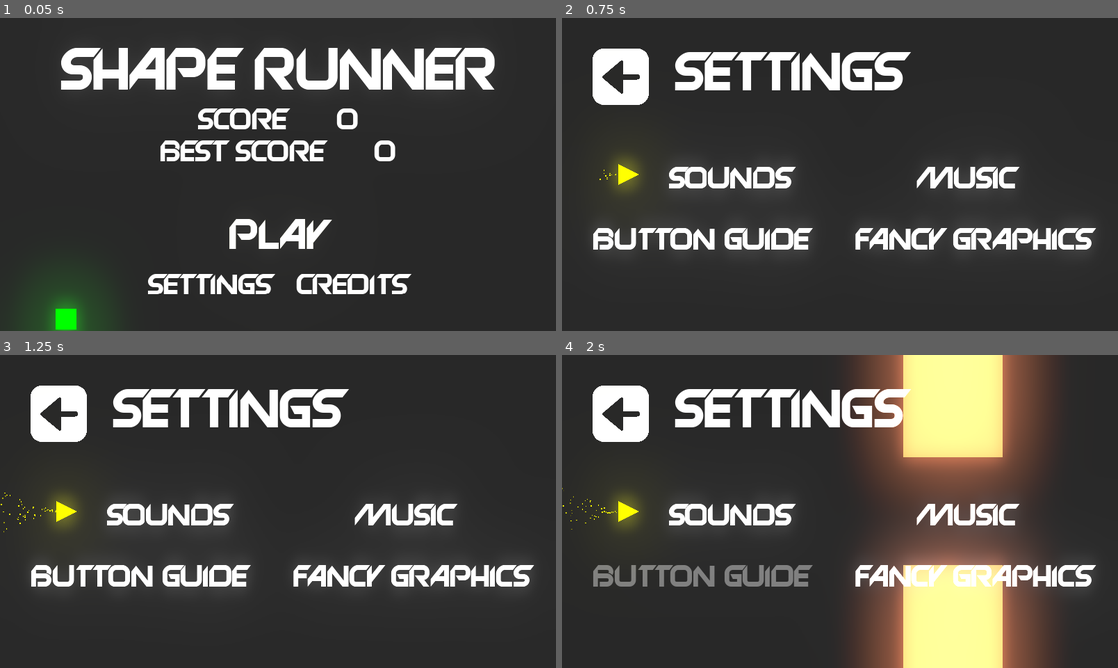
Above: before the commit, frames 1-4 (two rows, left to right).
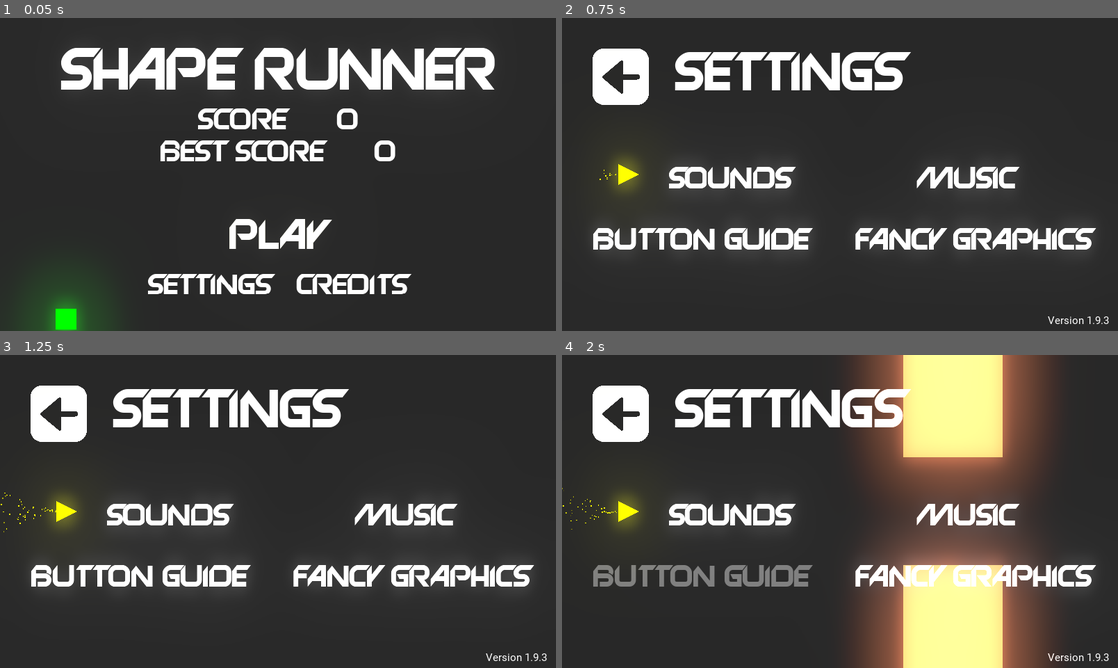
Above: after the commit, the same moments.

Repository: IonAir1/Shape-Runner
Game: Godot game, scene res://scenes/Main Menu.tscn
Same seed, same stepped clock (60 frames per second), same inputs: the game is played once before the commit and once after it. Sound files missing from this copy of the repository are replaced by a short silence.
Inputs:
- Up to frame 1 (0.05 s): no input
- Up to frame 2 (0.75 s): click "Settings" at 0.5 s
- Up to frame 3 (1.25 s): no input
- Up to frame 4 (2 s): click "Button Guide" at 1.25 s

Frame 1 is identical in both runs. In frame 2, 0.1% of the frame differs, in the area x 87-99%, y 95-98%; in frame 3, 0.1%; in frame 4, 0.1%.

Commit message:
1.9.3
- comment code
- fixed bugs

Diff:
--- a/project/scenes/Main Menu.tscn
+++ b/project/scenes/Main Menu.tscn
@@ -15,7 +15,7 @@
 glow_bicubic_upscale = true
 
 [sub_resource type="RectangleShape2D" id=2]
-extents = Vector2( 120.044, 119.979 )
+extents = Vector2( 120.044, 119.947 )
 
 [sub_resource type="RectangleShape2D" id=3]
 
@@ -122,9 +122,10 @@
 texture = ExtResource( 9 )
 
 [node name="StaticBody2D" type="StaticBody2D" parent="background/ground"]
+collision_layer = 4
 
 [node name="CollisionShape2D" type="CollisionShape2D" parent="background/ground/StaticBody2D"]
-position = Vector2( -0.763205, -0.0514048 )
+position = Vector2( -0.763, -0.053 )
 shape = SubResource( 2 )
 
 [node name="cieling" type="Sprite" parent="background/ground"]
--- a/project/scenes/Settings.tscn
+++ b/project/scenes/Settings.tscn
@@ -1,35 +1,36 @@
-[gd_scene load_steps=25 format=2]
+[gd_scene load_steps=27 format=2]
 
 [ext_resource path="res://assets/Anniversary.ttf" type="DynamicFontData" id=1]
 [ext_resource path="res://scripts/Settings.gd" type="Script" id=2]
 [ext_resource path="res://assets/back.png" type="Texture" id=3]
 [ext_resource path="res://assets/obstacle.png" type="Texture" id=4]
 [ext_resource path="res://assets/ground.png" type="Texture" id=5]
+[ext_resource path="res://assets/Roboto-Regular.ttf" type="DynamicFontData" id=6]
 [ext_resource path="res://assets/flyer.png" type="Texture" id=8]
 [ext_resource path="res://scripts/playerai2.gd" type="Script" id=10]
 [ext_resource path="res://scripts/background2.gd" type="Script" id=11]
 
-[sub_resource type="RectangleShape2D" id=26]
+[sub_resource type="RectangleShape2D" id=10]
 extents = Vector2( 680.801, 69.22 )
 
-[sub_resource type="RectangleShape2D" id=27]
+[sub_resource type="RectangleShape2D" id=11]
 extents = Vector2( 119.397, 119.959 )
 
-[sub_resource type="Gradient" id=7]
+[sub_resource type="Gradient" id=12]
 offsets = PoolRealArray( 0.4, 1 )
 colors = PoolColorArray( 1, 0.984375, 0, 1, 0, 0, 0, 0 )
 
-[sub_resource type="GradientTexture" id=12]
-gradient = SubResource( 7 )
-
-[sub_resource type="Curve" id=24]
+[sub_resource type="GradientTexture" id=13]
+gradient = SubResource( 12 )
+
+[sub_resource type="Curve" id=14]
 _data = [ Vector2( 0, 1 ), 0.0, 0.0, 0, 0, Vector2( 1, 1 ), 0.0, 0.0, 0, 0 ]
 
-[sub_resource type="CurveTexture" id=25]
-curve = SubResource( 24 )
-
-[sub_resource type="ParticlesMaterial" id=15]
-trail_size_modifier = SubResource( 25 )
+[sub_resource type="CurveTexture" id=15]
+curve = SubResource( 14 )
+
+[sub_resource type="ParticlesMaterial" id=16]
+trail_size_modifier = SubResource( 15 )
 emission_shape = 2
 emission_box_extents = Vector3( 1, 1, 1 )
 flag_disable_z = true
@@ -43,31 +44,35 @@
 damping = 100.0
 damping_random = 0.5
 scale = 2.5
-color_ramp = SubResource( 12 )
-
-[sub_resource type="DynamicFont" id=28]
+color_ramp = SubResource( 13 )
+
+[sub_resource type="DynamicFont" id=9]
+size = 24
+font_data = ExtResource( 6 )
+
+[sub_resource type="DynamicFont" id=17]
 size = 128
 font_data = ExtResource( 1 )
 
-[sub_resource type="StyleBoxEmpty" id=29]
-
-[sub_resource type="StyleBoxEmpty" id=30]
-
-[sub_resource type="StyleBoxEmpty" id=31]
-
-[sub_resource type="StyleBoxEmpty" id=32]
-
-[sub_resource type="StyleBoxEmpty" id=33]
-
-[sub_resource type="DynamicFont" id=34]
+[sub_resource type="StyleBoxEmpty" id=18]
+
+[sub_resource type="StyleBoxEmpty" id=19]
+
+[sub_resource type="StyleBoxEmpty" id=20]
+
+[sub_resource type="StyleBoxEmpty" id=21]
+
+[sub_resource type="StyleBoxEmpty" id=22]
+
+[sub_resource type="DynamicFont" id=23]
 size = 72
 font_data = ExtResource( 1 )
 
-[sub_resource type="DynamicFont" id=35]
+[sub_resource type="DynamicFont" id=24]
 size = 72
 font_data = ExtResource( 1 )
 
-[sub_resource type="Environment" id=36]
+[sub_resource type="Environment" id=25]
 background_mode = 4
 glow_enabled = true
 glow_blend_mode = 0
@@ -139,7 +144,20 @@
 emitting = false
 amount = 80
 local_coords = false
-process_material = SubResource( 15 )
+process_material = SubResource( 16 )
+
+[node name="version" type="Label" parent="background"]
+margin_left = 980.0
+margin_top = 680.0
+margin_right = 1260.0
+margin_bottom = 709.0
+custom_fonts/font = SubResource( 9 )
+text = "Version 0.0.0"
+align = 2
+valign = 2
+__meta__ = {
+"_edit_use_anchors_": false
+}
 
 [node name="MarginContainer" type="MarginContainer" parent="."]
 anchor_top = 0.5
--- a/project/scripts/Audio.gd
+++ b/project/scripts/Audio.gd
@@ -8,7 +8,7 @@
 	play_music(0)
 
 func _process(delta):
-	if Global.sounds:
+	if Global.sounds: #muting and unmuing sound and music buses
 		AudioServer.set_bus_mute(sound_bus, false)
 	else:
 		AudioServer.set_bus_mute(sound_bus, true)
@@ -24,12 +24,12 @@
 	play_music(2)
 
 func play_music(music):
-	randomize()
+	randomize() #play the other music when one finishes
 	if music == 1:
 		$"retro platforming".play()
 	elif music == 2:
 		$"a bit of hope".play()
-	else:
+	else: #play a random music when the game starts
 		if randi()%2 > 0:
 			$"a bit of hope".play()
 		else:
--- a/project/scripts/Camera2D.gd
+++ b/project/scripts/Camera2D.gd
@@ -1,5 +1,6 @@
 extends Camera2D
 
+#code from https://pastebin.com/LY52qRE5, https://godotengine.org/qa/5846/how-do-you-make-the-camera-shake
 var _duration = 0.0
 var _period_in_ms = 0.0
 var _amplitude = 0.0
--- a/project/scripts/Credits.gd
+++ b/project/scripts/Credits.gd
@@ -1,12 +1,12 @@
 extends Control
 
 func _ready():
-	$background/version.text = "Version " + Global.version
+	$background/version.text = "Version " + Global.version #display version number
 
-func _on_Exit_pressed():
+func _on_Exit_pressed(): #exit button
 	Audio.get_node("click").play()
 	get_tree().change_scene("res://scenes/Main Menu.tscn")
-	if Global.graphics:
+	if Global.graphics: #fancy graphics
 		$WorldEnvironment.environment.glow_enabled = true
 	else:
 		$WorldEnvironment.environment.glow_enabled = false
--- a/project/scripts/Global.gd
+++ b/project/scripts/Global.gd
@@ -1,6 +1,6 @@
 extends Node
 
-var version = "1.8.6" #Game Version
+var version = "1.9.3" #Game Version
 var state = 0 #current game playing
 var switch_to_b = false #signal to switch to game b
 var switch_to_c = false #signal to switch to game c
@@ -22,7 +22,7 @@
 var sounds = true #sounds
 var music = true #music
 var graphics = true #fancy graphics
-var death_sound = false #sound the death sound
+var death_fade = false #sound the death fade
 
 
 func load_settings():
@@ -69,7 +69,7 @@
 	file.close()
 
 func _process(delta):
-	if mutate:
+	if mutate: #signal all about mutation
 		mutate = false
 		state += 1
 		if state == 6:
@@ -86,5 +86,5 @@
 			switch_to_c = true
 		if state == 0:
 			switch_to_a = true
-	if state > 6:
+	if state > 6: #reset mutation cycle
 		state = 0
--- a/project/scripts/Main Menu.gd
+++ b/project/scripts/Main Menu.gd
@@ -1,29 +1,30 @@
 extends Control
 
-
 func _ready():
-	if Global.first:
+	if Global.first: #load saves
 		Global.load_score()
 		Global.load_settings()
 		Global.first = false
-	if Global.death_sound:
-		Global.death_sound = false
+
+	if Global.death_fade: #death fade scene transition
+		Global.death_fade = false
 		$fade.modulate = Color(0,0,0,1)
 		fade(10)
+
 	Global.state = 0
 	if Global.score > Global.bestscore: #set score
 		Global.bestscore = Global.score
 		Global.save_score()
 
-	if Global.graphics:
+	if Global.graphics: #fancy graphics
 		$WorldEnvironment.environment.glow_enabled = true
 	else:
 		$WorldEnvironment.environment.glow_enabled = false
 
-	get_node("Center/UI/VBoxContainer/score").text = "SCORE      " + str(Global.score)
+	get_node("Center/UI/VBoxContainer/score").text = "SCORE      " + str(Global.score) #score and highscore
 	get_node("Center/UI/VBoxContainer/best").text = "BEST SCORE      " + str(Global.bestscore)
 
-func fade(number):
+func fade(number): #fade
 	if number > 0:
 		var a = number * 0.1
 		$fade.modulate = Color(0,0,0, a)
@@ -32,14 +33,14 @@
 	else:
 		$fade.modulate = Color(0,0,0,0)
 
-func _on_play_pressed(): #play
+func _on_play_pressed(): #play button
 	Audio.get_node("click").play()
 	get_tree().change_scene("res://scenes/main.tscn")
 
-func _on_settings_pressed():
+func _on_settings_pressed(): #settings button
 	Audio.get_node("click").play()
 	get_tree().change_scene("res://scenes/Settings.tscn")
 
-func _on_credits_pressed():
+func _on_credits_pressed(): #credits button
 	Audio.get_node("click").play()
 	get_tree().change_scene("res://scenes/Credits.tscn")
--- a/project/scripts/Pause.gd
+++ b/project/scripts/Pause.gd
@@ -2,7 +2,7 @@
 
 var pause = preload("res://assets/pause.png")
 var play = preload("res://assets/play.png")
-var disable = false
+var disable = false #disable toggle
 var death_delay = false
 
 func _ready():
@@ -13,15 +13,19 @@
 	death_delay = true
 
 func _process(delta):
-	get_parent().resize(get_viewport_rect().size.x, get_viewport_rect().size.y)
-	$text.global_position.x = get_viewport_rect().size.x / 2
-	if Input.is_action_just_released("pause"):
+	get_parent().resize(get_viewport_rect().size.x, get_viewport_rect().size.y) #resize game based on screen size
+	$text.global_position.x = get_viewport_rect().size.x / 2 #reposition pause text based on screen size
+
+
+	if Input.is_action_just_released("pause"): #keyboard pause
 		toggle()
-	if Global.end and death_delay:
+
+
+	if Global.end and death_delay: #if game end
 		Global.end = false
 		disable = true
 		get_tree().paused = true
-		Global.death_sound = true
+		Global.death_fade = true
 		get_parent().get_node("obstacle").position = Vector2(-1000,-1000)
 		get_parent().get_node("Player/circle").visible = false
 		Audio.get_node("explosion").play()
@@ -46,7 +50,7 @@
 		get_tree().change_scene("res://scenes/Main Menu.tscn")
 
 
-func toggle():
+func toggle(): #toggle pause
 	if !disable:
 		if get_tree().paused:
 			$text/Number.visible = true
@@ -65,11 +69,11 @@
 			$text/Number.visible = false
 			$TouchScreenButton.normal = play
 
-func _on_TouchScreenButton_pressed():
+func _on_TouchScreenButton_pressed(): #pause button
 	Audio.get_node("click").play()
 	toggle()
 
-func fade(number):
+func fade(number): #fade, scene transition
 	var a = (10 - number) * 0.1
 	get_parent().get_node("fade").modulate = Color(0,0,0, a)
 	yield(get_tree().create_timer(0.02),"timeout")
--- a/project/scripts/Player.gd
+++ b/project/scripts/Player.gd
@@ -10,8 +10,8 @@
 var run = preload("res://assets/runner.png")
 var fly = preload("res://assets/flyer.png")
 var swim = preload("res://assets/swimmer.png")
-var touch = 0
-var gravitydir = -1
+var touch = 0 #touch control
+var gravitydir = -1 #gravity; 1 up and -1 down
 
 func _ready():
 	get_node("circle").scale = Vector2.ZERO
@@ -23,7 +23,7 @@
 
 func _physics_process(delta):
 
-	if Global.graphics:
+	if Global.graphics: #fancy graphics
 		if Global.state == 2:
 			$sprite.self_modulate = Color(1.5, 3, 2.4, 1)
 			modulate = Color(1, 1, 1, 1)
@@ -31,7 +31,7 @@
 			$sprite.self_modulate = Color(1, 1, 1, 1)
 			modulate = Color(1.2, 1.2, 1.2, 1)
 
-	if $sprite.texture == run:
+	if $sprite.texture == run: #set collision shape
 		$square.set_deferred("disabled", false)
 		$Area2D/square.set_deferred("disabled", false)
 		$triangle.set_deferred("disabled", true)
@@ -54,7 +54,7 @@
 		$Area2D/circle.set_deferred("disabled", false)
 
 
-	var ceiling_height = get_parent().get_node("ground/ceiling/ceiling_pos").global_position.y + 25
+	var ceiling_height = get_parent().get_node("ground/ceiling/ceiling_pos").global_position.y + 25 #ceiling
 	if global_position.y <= ceiling_height:
 		global_position.y = ceiling_height
 
--- a/project/scripts/Settings.gd
+++ b/project/scripts/Settings.gd
@@ -5,10 +5,11 @@
 
 
 func _ready():
+	$background/version.text = "Version " + Global.version #display version number
 	get_node("MarginContainer/VBoxContainer/CenterContainer/Lower/2nd Set/Graphics").modulate = pressed
 
 func _process(delta):
-	if Global.sounds:
+	if Global.sounds: #button visuals
 		get_node("MarginContainer/VBoxContainer/CenterContainer/Lower/1st Set/Sounds").modulate = pressed
 	else:
 		get_node("MarginContainer/VBoxContainer/CenterContainer/Lower/1st Set/Sounds").modulate = darkened
--- a/project/scripts/Splash Screen.gd
+++ b/project/scripts/Splash Screen.gd
@@ -1,7 +1,7 @@
 extends Control
 
+export var wait_time = 2.5
 
-export var wait_time = 2.5
 func _ready():
 	yield(get_tree().create_timer(wait_time), "timeout")
 	get_tree().change_scene("res://scenes/Main Menu.tscn")
--- a/project/scripts/background.gd
+++ b/project/scripts/background.gd
@@ -6,7 +6,7 @@
 var vprect = Vector2()
 
 
-func _process(delta):
+func _process(delta): #reposition background based on screen size
 	if not vprect.x == get_viewport_rect().size.x or not vprect.y == get_viewport_rect().size.y:
 		position.x = (get_viewport_rect().size.x - ($ground.texture.get_size().x*5.33333))
 		position.y = (get_viewport_rect().size.y / 2) - ($ground.texture.get_size().y / 2) - 240
@@ -20,8 +20,10 @@
 	var e = running_obstacle.instance()
 	e.position = Vector2(1330, 692)
 	e.set_script(running_script)
-	var a = Vector2(rand_range(0.2, 0.6), rand_range(0.2, 0.6))
+	var a = Vector2(rand_range(0.2, 0.6), rand_range(0.2, 0.6)) #random size
 	e.size = a.normalized()
+	e.game = 0
+	e.gravitydir = -1
 	if Global.graphics:
 		e.modulate = Color(1.5, 3, 1.8, 1)
 	add_child(e)
--- a/project/scripts/background2.gd
+++ b/project/scripts/background2.gd
@@ -5,7 +5,7 @@
 var vprect = Vector2()
 
 
-func _process(delta):
+func _process(delta): #reposition background based on screen size
 	if not vprect.x == get_viewport_rect().size.x or not vprect.y == get_viewport_rect().size.y:
 		position.x = (get_viewport_rect().size.x - ($ground/ground.texture.get_size().x*5.33333))
 		position.y = (get_viewport_rect().size.y / 2) - ($ground/ground.texture.get_size().y / 2) - 240
@@ -15,7 +15,7 @@
 	yield(get_tree().create_timer(1), "timeout")
 	spawn()
 
-func spawn(): #spawns running obstacle in main menu
+func spawn(): #spawns flying obstacle in main menu
 	var e = flying_obstacle.instance()
 	var height = rand_range(112, 608)
 	delay_move(height)
@@ -25,6 +25,6 @@
 	yield(get_tree().create_timer(1.5,3),"timeout")
 	spawn()
 
-func delay_move(height):
+func delay_move(height): #tell the player ai where to move in a delayed time
 	yield(get_tree().create_timer(0.25), "timeout")
 	$Player.y_destination = height
--- a/project/scripts/background3.gd
+++ b/project/scripts/background3.gd
@@ -7,14 +7,14 @@
 var vprect = Vector2()
 
 
-func _process(delta):
+func _process(delta): #reposition background based on screen size
 	if not vprect.x == get_viewport_rect().size.x or not vprect.y == get_viewport_rect().size.y:
 		position.x = (get_viewport_rect().size.x - ($ground/ground.texture.get_size().x*5.33333))
 		position.y = (get_viewport_rect().size.y / 2) - ($ground/ground.texture.get_size().y / 2) - 240
 	vprect = get_viewport_rect().size
 
 func _ready():
-	if Global.graphics:
+	if Global.graphics: #put water behind the objects when graphics is on so glow is not affected
 		$water.z_index = 0
 	else:
 		$water.z_index = 10
@@ -23,7 +23,7 @@
 
 func spawn():
 	var e = swim_obstacle.instance()
-	var a = randi()%3
+	var a = randi()%3 #picks a random position (top, middle, or bottom)
 	if a == 0:
 		e.position = Vector2(1600,320)
 	if a == 1:
--- a/project/scripts/bouncing obstacle.gd
+++ b/project/scripts/bouncing obstacle.gd
@@ -1,18 +1,18 @@
 extends RigidBody2D
 
-var speed = 10
-var size
-var bounciness
+var speed = 10 #horizontal speed
+var size #size
+var bounciness #bounciness
 
 func _ready():
-	gravity_scale = bounciness
+	gravity_scale = bounciness #scales the ball
 	$Area2D.scale = Vector2(size, size)
 	$CollisionShape2D.scale = Vector2(size, size)
 
 func _physics_process(delta):
-	position.x -= speed
+	position.x -= speed #moves the ball to the left
 
-	if Global.state == 5:
+	if Global.state == 5: #if game mutates, make transition and despawn
 		$Area2D.scale.x -= 0.1
 		$Area2D.scale.y -= 0.1
 		$CollisionShape2D.scale.x -= 0.1
@@ -20,9 +20,9 @@
 	if $Area2D.scale.x < 0.1:
 		queue_free()
 
-	if global_position.x < -100:
+	if global_position.x < -100: #despawn when off screen
 		queue_free()
 
 
-func _on_Area2D_area_entered(area):
+func _on_Area2D_area_entered(area): #game end
 	Global.end = true
--- a/project/scripts/flying obstacle.gd
+++ b/project/scripts/flying obstacle.gd
@@ -6,16 +6,19 @@
 var mutate = true
 
 func _physics_process(delta):
-	if Global.graphics:
+	if Global.graphics: #fancy graphics
 		if !Global.state == 3:
 			modulate = Color(1.5, 3, 1.8, 1)
 	else:
 		modulate = Color(1,1,1,1)
+
 	velocity.x = -1 * speed #movement
 	velocity = move_and_slide(velocity, Vector2.UP)
+
 	if global_position.x < -200:# or (Global.state != 1 and Global.state != 3 and Global.state !=6):
 		queue_free()
-	if Global.state == 2:
+
+	if Global.state == 2: #transition to next state
 		if mutate:
 			mutate = false
 			$Area2D.queue_free()
--- a/project/scripts/main.gd
+++ b/project/scripts/main.gd
@@ -11,16 +11,16 @@
 var water_rise = 0.1 #speed of water rising
 var velocity = 0 #water velocity
 var change = 0.3 #speed of transition
-var vprect = Vector2()
-var waterlower
-var waterrepos = false
-var wait = 1
-var mutate = Vector2(5, 12) #5 12
-var startingstate = 0
-var twobuttons = [1, 2, 3, 6]
+var vprect = Vector2() #screen size last frame
+var waterlower #water timer
+var waterrepos = false #reposition water
+var wait = 1 #obstacle spawn waiting time
+var mutate = Vector2(5, 12) #5 12; mutate timing
+var startingstate = 0 #starting state
+var twobuttons = [1, 2, 3, 6] #states that requires two buttons for controls
 
 func _process(delta):
-	if Global.guide:
+	if Global.guide: #button guide
 		if twobuttons.find(Global.state) != -1:
 			get_node("buttons/1").visible = false
 			get_node("buttons/2").visible = true
@@ -28,7 +28,7 @@
 			get_node("buttons/1").visible = true
 			get_node("buttons/2").visible = false
 
-func resize(x, y):
+func resize(x, y): #reposition based on screen size
 	if not vprect.x == x or not vprect.y == y:
 		position.x = (x - (get_node("ground/ground").texture.get_size().x*5.33333))
 		position.y = (y / 2) - (get_node("ground/ground").texture.get_size().y / 2) - 240
@@ -41,7 +41,7 @@
 		var e = running_obstacle.instance()
 		e.position = Vector2(1330, 692)
 		e.set_script(running_script)
-		var a = Vector2(rand_range(0.2, 0.6), rand_range(0.2, 0.6))
+		var a = Vector2(rand_range(0.2, 0.6), rand_range(0.2, 0.6)) #random size
 		e.size = a.normalized()
 		e.game = 1
 		e.gravitydir = -1
@@ -89,7 +89,7 @@
 		wait = rand_range(0.2, 0.4)
 
 
-	if Global.state == 4:
+	if Global.state == 4: #spawns game E obstacle
 		var e = bounce_obstacle.instance()
 		var height = rand_range(300, 600)
 		e.position = Vector2(1330, height)
@@ -102,7 +102,7 @@
 		wait = rand_range(1, 2.8)
 
 
-	if Global.state == 5:
+	if Global.state == 5: #spawns game F obstacle
 		var e = running_obstacle.instance()
 		var gravitydir = (randi()%3) - 1
 		if gravitydir != 0:
@@ -122,7 +122,7 @@
 
 
 
-	if Global.state == 6:
+	if Global.state == 6: #spawns game G obstacle
 		var e = running_obstacle.instance()
 		e.position = Vector2(1400, rand_range(0, 720))
 		e.set_script(flying_script)
@@ -140,10 +140,10 @@
 	randomize()
 	Global.score = 0
 	Global.state = startingstate
-	if !Global.guide:
+	if !Global.guide: #hide button guide
 		$buttons.visible = false
 		$buttons.visible = false
-	if Global.graphics:
+	if Global.graphics: #fancy graphics
 		$WorldEnvironment.environment.glow_enabled = true
 		$water.z_index = 0
 	else:
@@ -205,7 +205,7 @@
 		$water.position.y = 1600
 
 
-	if velocity != 0:
+	if velocity != 0: #reposition water
 		get_node("water").position -= Vector2(0, velocity)
 	elif Global.state == 4 and waterrepos:
 		if  waterlower.time_left <= 0:
@@ -217,12 +217,11 @@
 
 
 
-func _on_touch_pressed():
+func _on_touch_pressed(): #touchscreen controls
 		if get_global_mouse_position().y < (get_viewport_rect().size.y / 2):
 			$Player.touch = 1
 		else:
 			$Player.touch = -1
 
-
 func _on_touch_released():
 	$Player.touch = 0
--- a/project/scripts/playerai.gd
+++ b/project/scripts/playerai.gd
@@ -10,7 +10,7 @@
 
 
 func _physics_process(delta):
-	if Global.graphics:
+	if Global.graphics: #fancy graphics
 		modulate = Color(1.2, 1.2, 1.2, 1)
 		if is_on_floor():
 			$Running.emitting = true
@@ -18,7 +18,9 @@
 			$Running.emitting = false
 	else:
 		modulate = Color(1, 1, 1, 1)
-	jump_speed = -1300 #jump when obstacle detected
+
+
+	jump_speed = -1300 #movement
 	gravity = 4000
 	velocity.y += gravity * delta
 	velocity = move_and_slide(velocity, Vector2.UP)
@@ -29,5 +31,5 @@
 		Audio.get_node("jump").play()
 
 
-func _on_Area2D_area_entered(area):
+func _on_Area2D_area_entered(area):  #jump when obstacle detected
 	jump = true
--- a/project/scripts/playerai2.gd
+++ b/project/scripts/playerai2.gd
@@ -6,14 +6,13 @@
 var acceleration = 0.25 #running acceleration
 var velocity = Vector2.ZERO #velocity
 var vertical_speed = 800 #vertical player speed
-var y_destination = 360
+var y_destination = 360 #target position
 
 func _ready():
 	position.y = y_destination
-	#print(get_tree().get_current_scene().get_name())
 
 func _physics_process(delta):
-	if Global.graphics:
+	if Global.graphics: #fancy graphics
 		modulate = Color(1.2, 1.2, 1.2, 1)
 		$Flying.emitting = true
 		$Flying.visible = true
@@ -21,7 +20,9 @@
 		modulate = Color(1,1,1,1)
 		$Flying.emitting = false
 		$Flying.visible = false
-	var dir = 0
+
+
+	var dir = 0 #movement
 	if (y_destination - 30) > position.y:
 		dir += 1
 	if (y_destination + 30) < position.y:
--- a/project/scripts/playerai3.gd
+++ b/project/scripts/playerai3.gd
@@ -7,11 +7,11 @@
 var top_detect = false
 var middle_detect = false
 var bottom_detect = false
-var dir = 0
+var dir = 0 #chosen move
 
 func _physics_process(delta):
 
-	if Global.graphics:
+	if Global.graphics: #fancy graphivs
 		$Swimming.emitting = true
 		$sprite.self_modulate = Color(1.8, 3.6, 2.16, 1)
 		modulate = Color(1,1,1,1)
@@ -19,7 +19,8 @@
 		modulate = Color(1,1,1,1)
 		self_modulate = Color(1,1,1,1)
 
-	if top_detect:
+
+	if top_detect: #detect obstacle
 		dir = -1
 	elif bottom_detect:
 		dir = 1
@@ -29,7 +30,7 @@
 			dir = -1
 
 
-	jump_speed = -600
+	jump_speed = -600 #moveent
 	gravity = 950
 	if position.y > 380 and position.y < 420 and not swim_jump:
 		position.y = 400
@@ -56,6 +57,7 @@
 			Audio.get_node("dive").play()
 	velocity = move_and_slide(velocity, Vector2.UP)
 
+
 func swimwait():#timer for game C, jumping
 	yield(get_tree().create_timer(0.5), "timeout")
 	top_detect = false
--- a/project/scripts/settings obstacle.gd
+++ b/project/scripts/settings obstacle.gd
@@ -7,7 +7,7 @@
 
 func _physics_process(delta):
 
-	if Global.graphics:
+	if Global.graphics: #fancy graphics
 		modulate = Color(1.5, 3, 1.8, 1)
 	else:
 		modulate = Color(1,1,1,1)
Not shown, changed: project/export_presets.cfg
Not shown: 5 places in project/scenes/Credits.tscn that only renumber resources
Not shown: 7 places in project/scenes/Settings.tscn that only renumber resources
